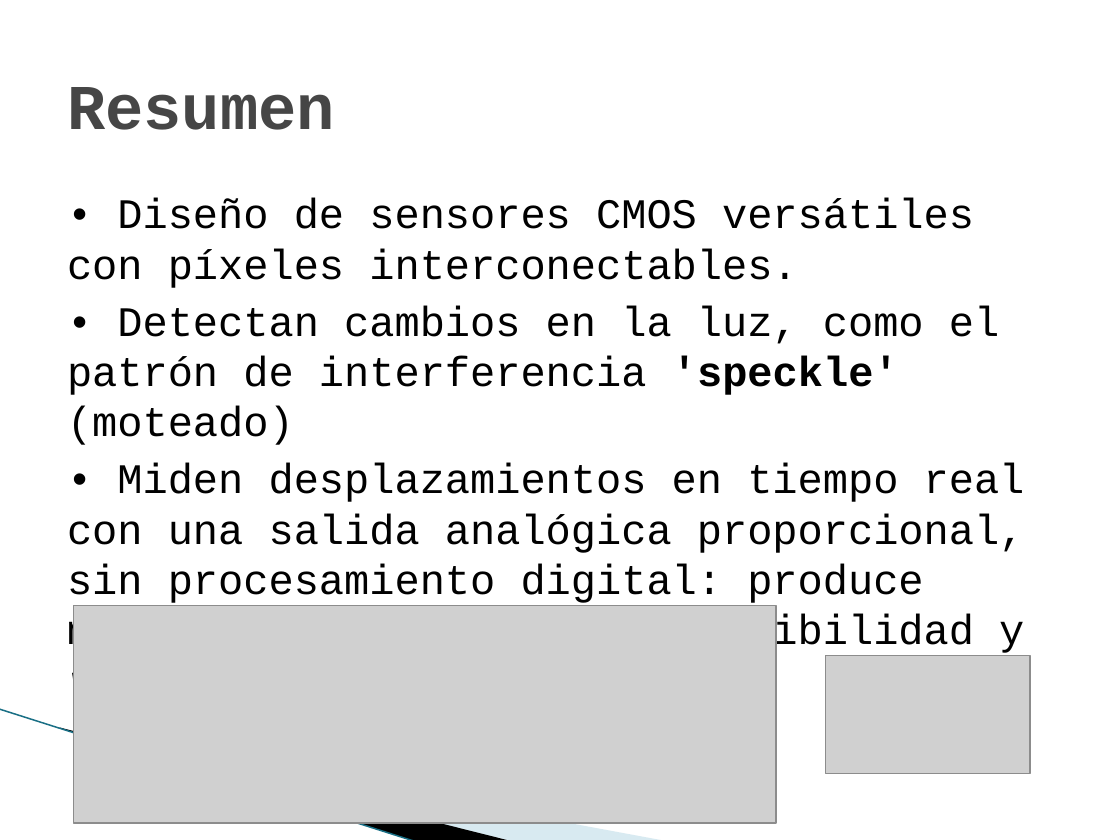
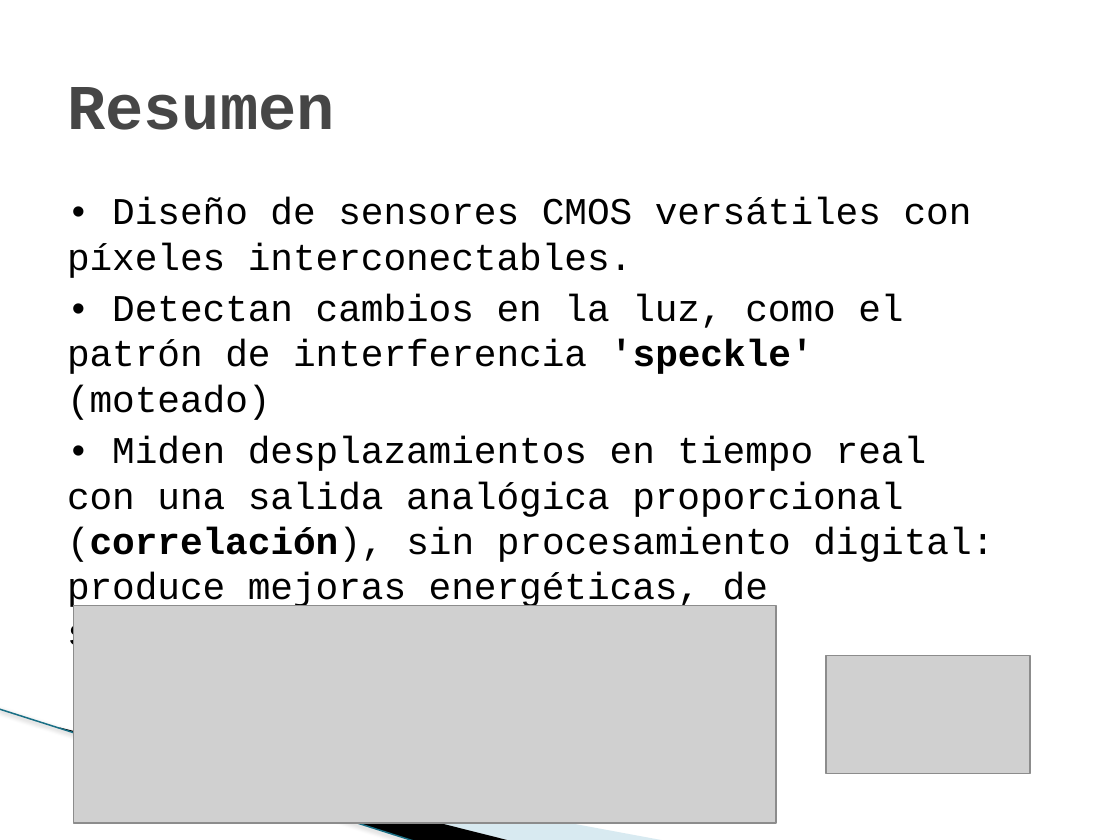
Before and after one commit to marianomorel/maestria-repo, a slide deck: slide 2 of sensores_cmos_presentacion.pptx. Drawn at 1120x840 pixels with LibreOffice and Linux fonts; fonts in the diff are those of the drawing; grey boxes stand for pictures; background and template pictures are left out. Boxes give left, top, right and bottom in pixels: in the first picture for what was removed or moved away, otherwise in the second. Text is boxed around its words. In the diff, an @@ line names an element or a change of style, - is before the commit and + after.

```diff
--- a/sensores_cmos_presentacion.pptx
+++ b/sensores_cmos_presentacion.pptx
@@ text at <box>67,197,972,420</box>: size 27 to 24.3 pt in "• Diseño de sensores CMOS versátiles con ...", "• Detectan cambios en la luz, como ..." @@
@@ text at <box>67,436,994,656</box>: text changed; size 27 to 24.3 pt @@
-• Miden desplazamientos en tiempo real con una salida analógica proporcional, sin procesamiento digital: produce mejoras energéticas, de sensibilidad y rapidez
+• Miden desplazamientos en tiempo real con una salida analógica proporcional (correlación), sin procesamiento digital: produce mejoras energéticas, de sensibilidad y rapidez
@@ line (0, 709) - (416, 840): stroke #97C5D8 0.95 pt to #196F85 0.95 pt @@
```
Also in this commit, not shown: 11 other slides changed, 1 slide added, 1 other file.
